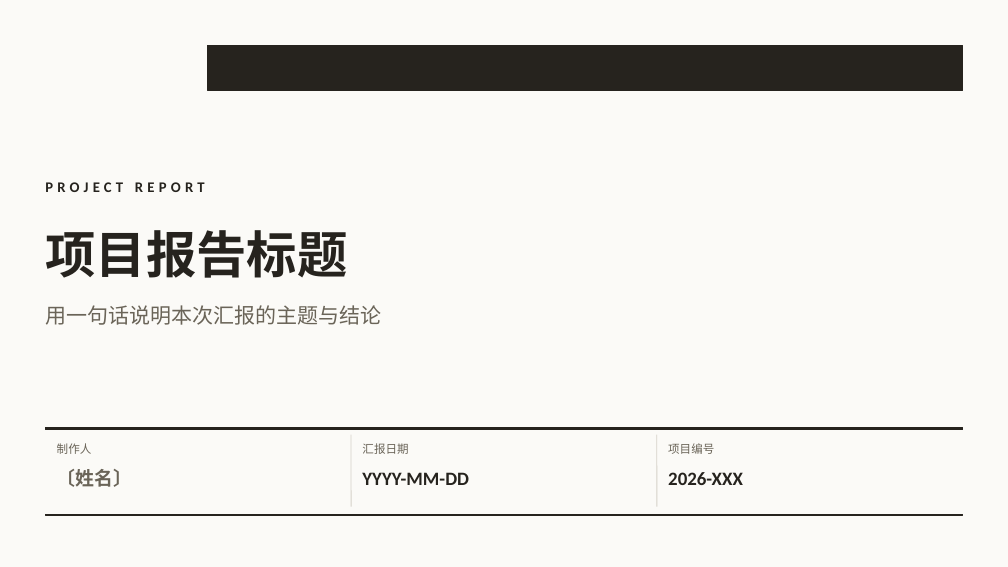
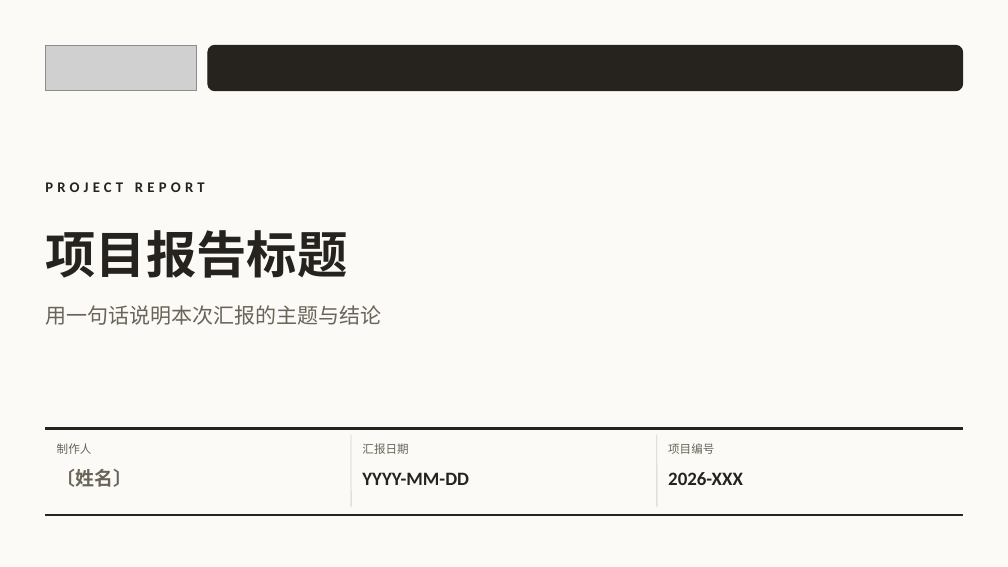
Before and after one commit to cyx3705/0000-000-Template, a slide deck: slide 1 of Unused/b-Office/项目报告.pptx. Drawn at 1008x567 pixels with LibreOffice and Linux fonts; fonts in the diff are those of the drawing; grey boxes stand for pictures; background and template pictures are left out. Boxes give left, top, right and bottom in pixels: in the first picture for what was removed or moved away, otherwise in the second. Text is boxed around its words. In the diff, an @@ line names an element or a change of style, - is before the commit and + after.

```diff
--- a/Unused/b-Office/项目报告.pptx
+++ b/Unused/b-Office/项目报告.pptx
@@ picture added at (45,45,197,91) @@
@@ rectangle removed at (208,45,963,91) @@
@@ rounded rectangle added at (208,45,963,91), fill #26231E, outline #26231E 1 pt @@
```
Also in this commit, not shown: 16 other slides changed, 2 other files.
